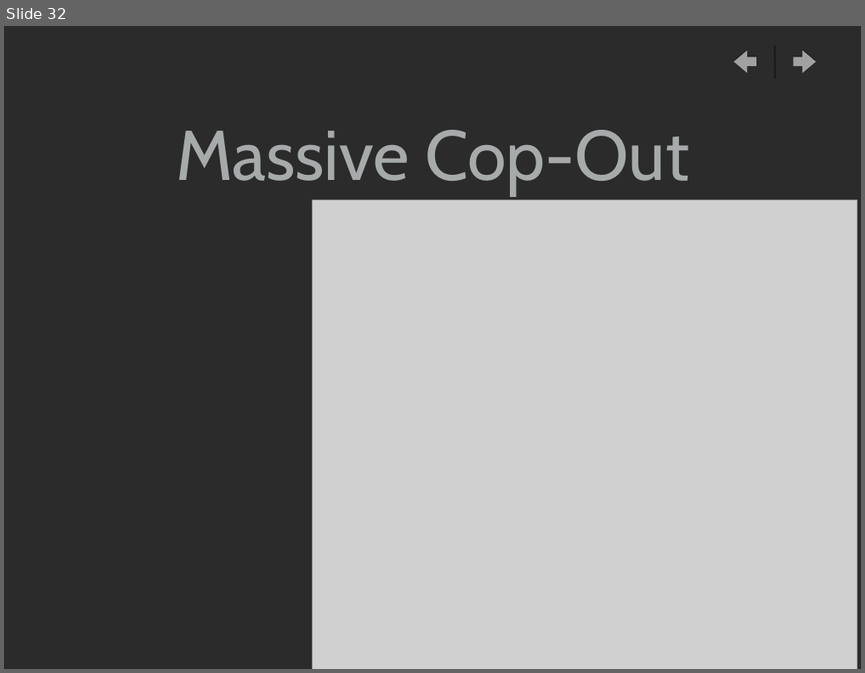
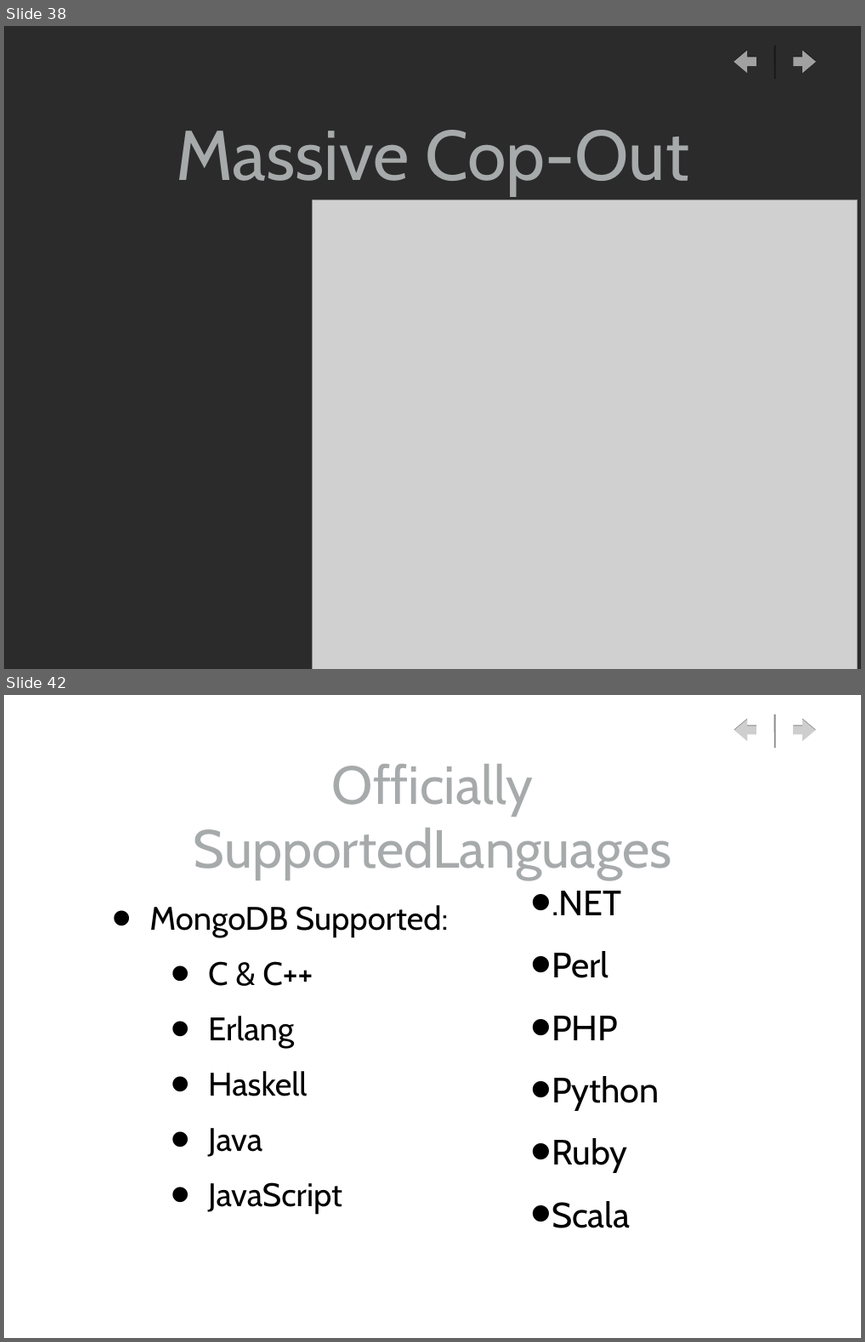
Before and after one commit to gwaldo/MongoDB_Intro, a slide deck: MongoDB_Intro.ppt. Shown one above the other, each under a label of ours: slide 32 before the commit, slides 38 and 42 after it; the slides between them are not shown. The pictures are 865x673 and 865x1342 pixels, drawn with LibreOffice and Linux fonts; fonts in the diff are those of the drawing; grey boxes stand for pictures; background and template pictures are left out; a plain dark background stands for a picture behind light text. Boxes give left, top, right and bottom in pixels: in the first picture for what was removed or moved away, otherwise in the second. Text is boxed around its words. In the diff, an @@ line names an element or a change of style, - is before the commit and + after.

```diff
--- a/MongoDB_Intro.ppt
+++ b/MongoDB_Intro.ppt
@@ slide 42 added at <box>4,695,861,1338</box>, background picture (left out); not listed: 3 template elements that a slide beside it also shows @@
@@ title added at <box>194,764,672,880</box>, 64 pt, text #A7AAAB @@
+Officially SupportedLanguages
@@ text added at <box>551,891,659,1228</box>, 42 pt, text #000000 @@
+• .NET
+• Perl
+• PHP
+• Python
+• Ruby
+• Scala
@@ text added at <box>149,905,449,1213</box>, 38.9 pt, text #000000 @@
+• MongoDB Supported:
+    • C & C++
+    • Erlang
+    • Haskell
+    • Java
+    • JavaScript
@@ what was slide 32 is now slide 38 @@
```
Also in this commit, not shown: 1 slide changed, 13 other slides added, 1 slide removed, 19 other files.
